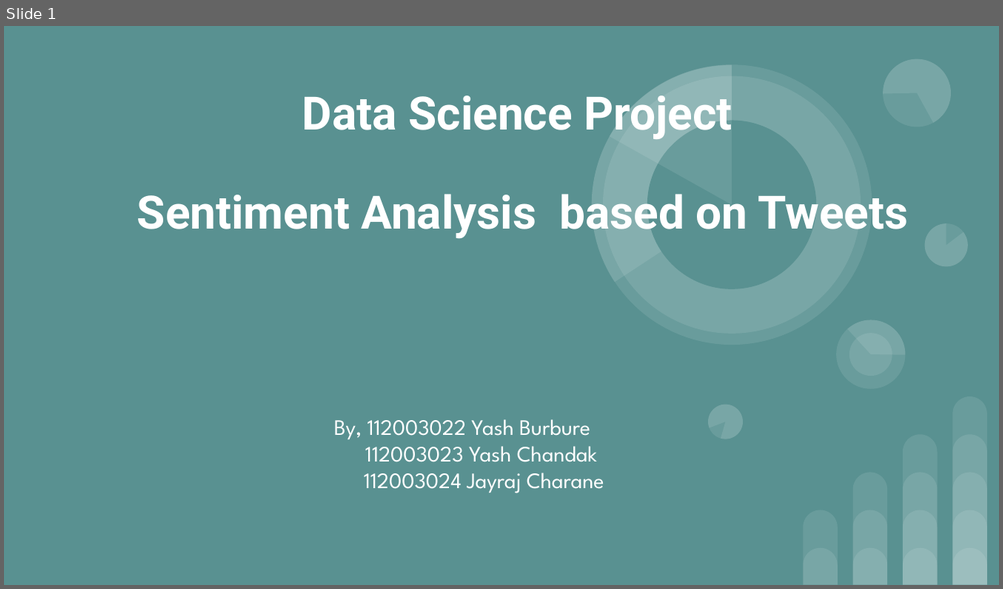
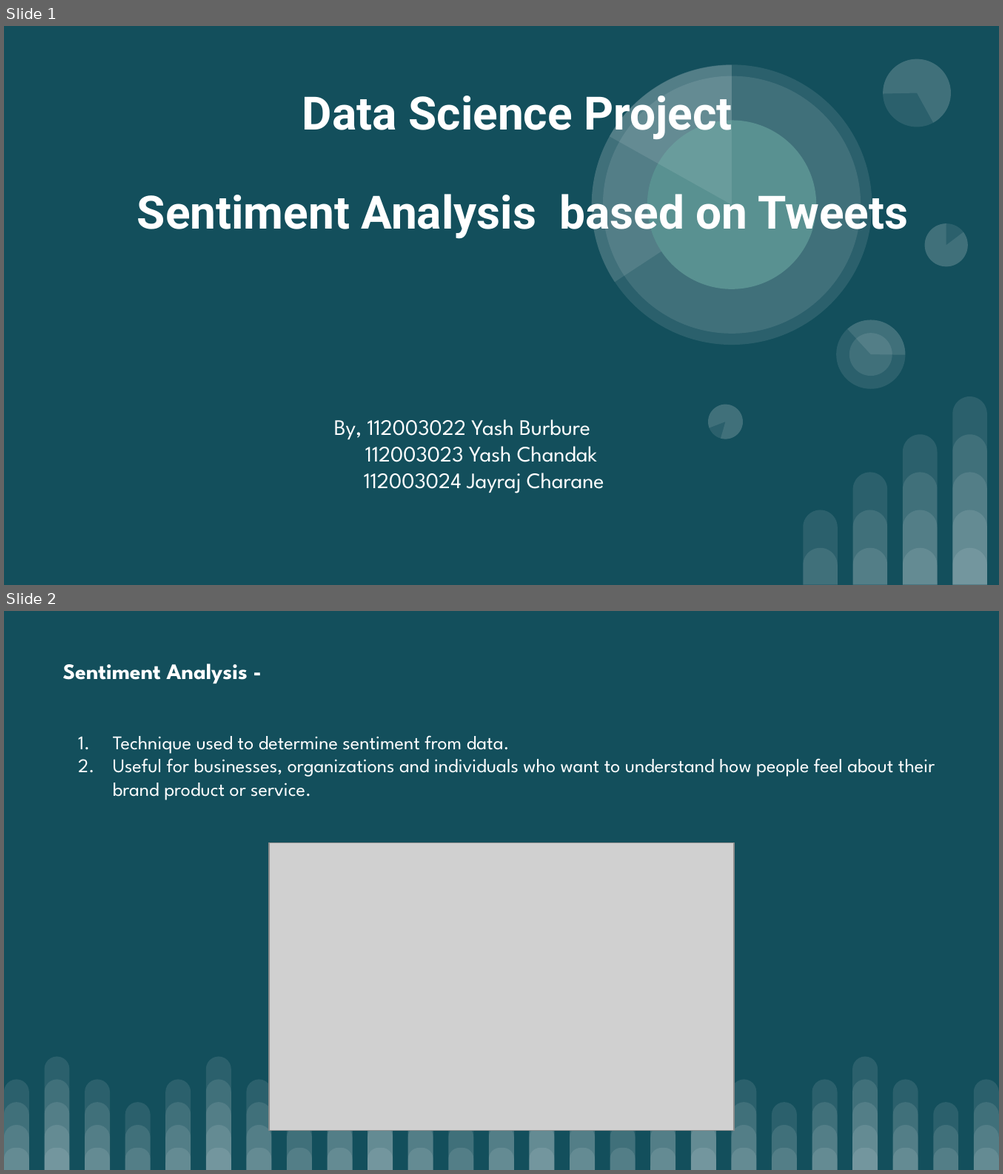
Before and after one commit to yashuchandak/Sentiment-Analysis, a slide deck: sentiment_analysis.odp. Shown one above the other, each under a label of ours: slide 1 before the commit, slides 1 and 2 after it. The pictures are 1003x589 and 1003x1174 pixels, drawn with LibreOffice and Linux fonts; fonts in the diff are those of the drawing; grey boxes stand for pictures. Boxes give left, top, right and bottom in pixels: in the first picture for what was removed or moved away, otherwise in the second. Text is boxed around its words. In the diff, an @@ line names an element or a change of style, - is before the commit and + after.

```diff
--- a/sentiment_analysis.odp
+++ b/sentiment_analysis.odp
@@ slide 2 added at box(4, 611, 999, 1170), background #134F5C @@
@@ text added at box(63, 664, 934, 800), 14 pt, text #FFFFFF @@
+Sentiment Analysis -
+1. Technique used to determine sentiment from data.
+2. Useful for businesses, organizations and individuals who want to understand how people feel about their brand product or service.
@@ picture added at box(269, 843, 733, 1130) @@
@@ group added at box(4, 1056, 999, 1170): 100 round same rects @@
@@ slide 1 changed as well @@
@@ background #599191 to #134F5C @@
```
Also in this commit, not shown: 4 other slides changed, 5 other slides added, 19 other files.
